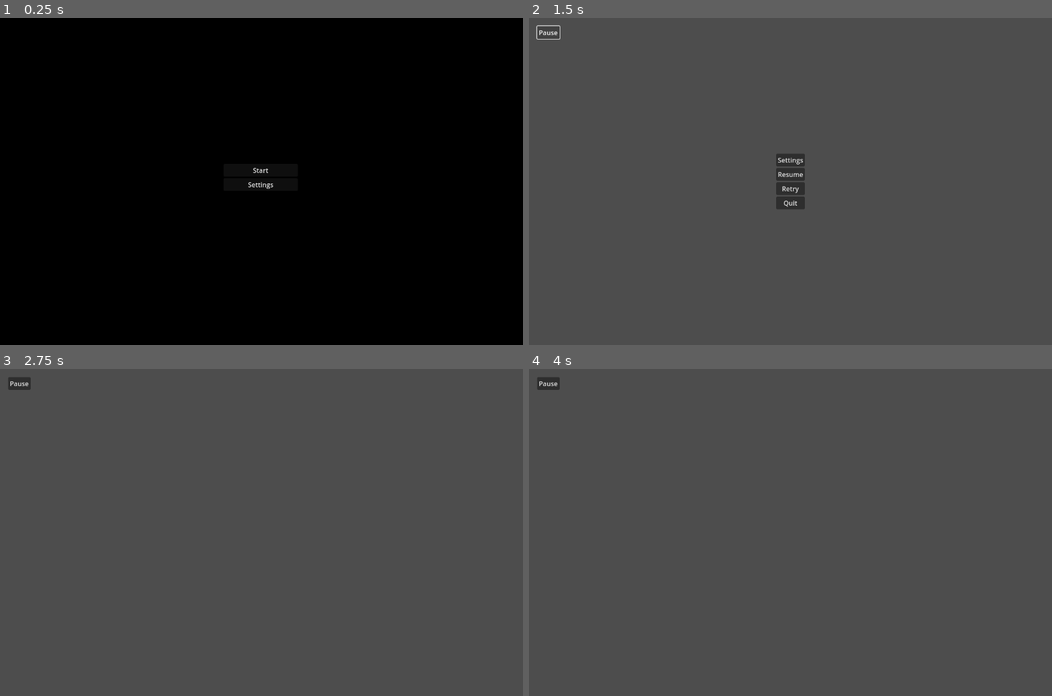
Above: before the commit, frames 1-4 (two rows, left to right).
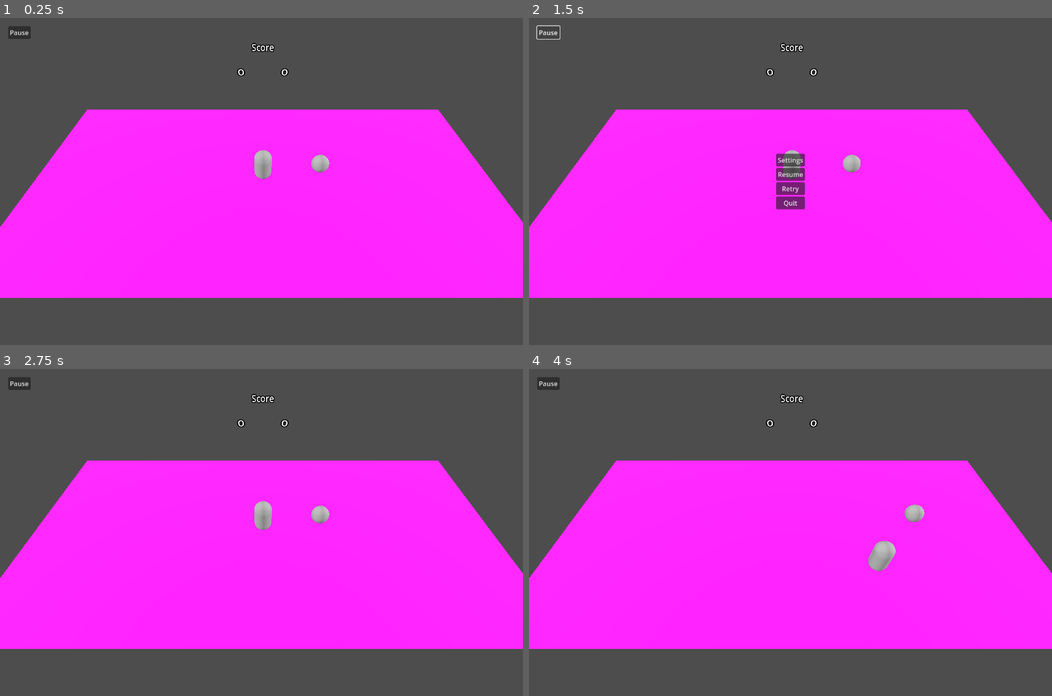
Above: after the commit, the same moments.

Repository: ShroomySquid/GlobalGameJam2025
Game: Godot game, scene res://Scenes/CoreScenes/Game/game.tscn
Two runs of this game, one before a commit and one after it. Both use one fixed random seed, a clock stepped at 60 frames per second and the inputs below. Before the commit the project starts from res://Scenes/CoreScenes/StartScreen/start_screen.tscn.
Inputs (mouse positions are in pixels of both pictures, inside the frame that each line leads up to):
- Up to frame 1 (0.25 s): no input
- Up to frame 2 (1.5 s): click (790, 171) at 0.5 s, where only the run before the commit has a clickable "Start"; click "Pause" at 1.25 s
- Up to frame 3 (2.75 s): click "Retry" at 2 s
- Up to frame 4 (4 s): tap Enter at 2.75 s; move the mouse to (905, 516) at 2.77 s; press the mouse at (905, 516) at 2.78 s; hold Right (right) 2.78-3.53 s; move the mouse to (685, 548) at 3.52 s; release the mouse at (685, 548) at 3.53 s; hold S (down) from 3.53 s (still down); click (685, 548) at 3.6 s

The runs differ from the first frame. In frame 1, 100% of the frame differs, in the area x 0-100%, y 0-100%; in frame 2, 52%; in frame 3, 52%; in frame 4, 52%.

Commit message:
Added 3d camera, dummy player for testing, 1 bubble and basic floor

Diff:
--- a/Scenes/CoreScenes/Game/game.gd
+++ b/Scenes/CoreScenes/Game/game.gd
@@ -1,4 +1,4 @@
-extends Node2D
+extends Node3D
 
 @onready var is_paused := false
 @onready var menu = $CanvasLayer/MenuContainer
--- a/Scenes/CoreScenes/Game/game.tscn
+++ b/Scenes/CoreScenes/Game/game.tscn
@@ -1,9 +1,18 @@
-[gd_scene load_steps=3 format=3 uid="uid://cubm8ayprtkdv"]
+[gd_scene load_steps=8 format=3 uid="uid://cubm8ayprtkdv"]
 
 [ext_resource type="Script" path="res://Scenes/CoreScenes/Game/game.gd" id="1_ntdck"]
 [ext_resource type="PackedScene" uid="uid://bwrhsav1b6hkf" path="res://Scenes/CoreScenes/Settings/settings.tscn" id="2_tpptn"]
+[ext_resource type="Script" path="res://Scenes/Dude/dude.gd" id="3_n4jml"]
+[ext_resource type="PackedScene" uid="uid://pgo07hl7oibs" path="res://Scenes/Bubble/bubble.tscn" id="4_eefs4"]
+[ext_resource type="PackedScene" uid="uid://b7cybsrtj67rb" path="res://Scenes/Floor/floor.tscn" id="4_m5sd4"]
 
-[node name="Game" type="Node2D"]
+[sub_resource type="Environment" id="Environment_duak3"]
+background_mode = 2
+background_energy_multiplier = 16.0
+
+[sub_resource type="CapsuleMesh" id="CapsuleMesh_hs7sc"]
+
+[node name="Game" type="Node3D"]
 script = ExtResource("1_ntdck")
 
 [node name="CanvasLayer" type="CanvasLayer" parent="."]
@@ -55,9 +64,49 @@
 offset_right = -239.0
 offset_bottom = -105.0
 
+[node name="Camera3D" type="Camera3D" parent="."]
+transform = Transform3D(1, 0, 0, 0, 0.605155, 0.796108, 0, -0.796108, 0.605155, -0.0870547, 11.2931, 8.88654)
+environment = SubResource("Environment_duak3")
+fov = 70.0
+
+[node name="Dude" type="MeshInstance3D" parent="."]
+transform = Transform3D(1, 0, 0, 0, 1, 0, 0, 0, 1, 0, 1.16749, 0)
+mesh = SubResource("CapsuleMesh_hs7sc")
+script = ExtResource("3_n4jml")
+
+[node name="Floor" parent="." instance=ExtResource("4_m5sd4")]
+
+[node name="DirectionalLight3D" type="DirectionalLight3D" parent="."]
+transform = Transform3D(1, 0, 0, 0, 0.741215, 0.671268, 0, -0.671268, 0.741215, 0, 8.71587, 0)
+
+[node name="DirectionalLight3D2" type="DirectionalLight3D" parent="."]
+transform = Transform3D(1, 0, 0, 0, -0.649859, 0.760054, 0, -0.760054, -0.649859, 0, 8.71587, 0)
+
+[node name="DirectionalLight3D3" type="DirectionalLight3D" parent="."]
+transform = Transform3D(-0.0416141, 0, 0.999134, 0, 1, 0, -0.999134, 0, -0.0416141, 0, 8.71324, 0)
+
+[node name="DirectionalLight3D4" type="DirectionalLight3D" parent="."]
+transform = Transform3D(0.108954, 0, -0.994047, 0, 1, 0, 0.994047, 0, 0.108954, 0, 8.73129, 0)
+
+[node name="Bubble" parent="." instance=ExtResource("4_eefs4")]
+transform = Transform3D(1, 0, 0, 0, 1, 0, 0, 0, 1, 3.26304, 1.29913, 0)
+
+[node name="P1Score" type="Label3D" parent="."]
+transform = Transform3D(5.34818, 0, 0, 0, 3.90564, 0, 0, 0, 1, -1.56582, 2.67892, -7.55133)
+text = "0"
+
+[node name="P2Score" type="Label3D" parent="."]
+transform = Transform3D(5.34818, 0, 0, 0, 3.90564, 0, 0, 0, 1, 1.5752, 2.67892, -7.55133)
+text = "0"
+
+[node name="ScoreLabel" type="Label3D" parent="."]
+transform = Transform3D(3.56239, 0, 0, 0, 3.9527, 0, 0, 0, 0.999198, 0, 4.20922, -7.90994)
+text = "Score"
+
 [connection signal="pressed" from="CanvasLayer/PauseMargin/PauseBtn" to="." method="_on_pause_btn_pressed"]
 [connection signal="pressed" from="CanvasLayer/MenuContainer/SettingBtn" to="." method="_on_setting_btn_pressed"]
 [connection signal="pressed" from="CanvasLayer/MenuContainer/ResumeBtn" to="." method="_on_resume_btn_pressed"]
 [connection signal="pressed" from="CanvasLayer/MenuContainer/RetryBtn" to="." method="_on_retry_btn_pressed"]
 [connection signal="pressed" from="CanvasLayer/MenuContainer/QuitBtn" to="." method="_on_quit_btn_pressed"]
 [connection signal="exit_settings" from="CanvasLayer/Settings" to="." method="_on_settings_exit_settings"]
+[connection signal="Blow" from="Dude" to="Bubble" method="_on_dude_blow"]
--- /dev/null
+++ b/Scenes/Dude/dude.gd
@@ -0,0 +1,21 @@
+extends MeshInstance3D
+
+signal Blow
+
+# Called when the node enters the scene tree for the first time.
+func _ready():
+	pass # Replace with function body.
+
+
+# Called every frame. 'delta' is the elapsed time since the previous frame.
+func _process(_delta):
+	if Input.is_action_pressed("left"):
+		global_position.x -= 0.1
+	if Input.is_action_pressed("right"):
+		global_position.x += 0.1
+	if Input.is_action_pressed("up"):
+		global_position.z -= 0.1
+	if Input.is_action_pressed("down"):
+		global_position.z += 0.1
+	if Input.is_action_pressed("LeftClick"):
+		Blow.emit(global_position, 1)
--- a/project.godot
+++ b/project.godot
@@ -11,7 +11,7 @@
 [application]
 
 config/name="Touche pas à ma bulle"
-run/main_scene="res://Scenes/CoreScenes/StartScreen/start_screen.tscn"
+run/main_scene="res://Scenes/CoreScenes/Game/game.tscn"
 config/features=PackedStringArray("4.3", "GL Compatibility")
 config/icon="res://icon.svg"
 
@@ -77,6 +77,13 @@
 ]
 }
 
+[layer_names]
+
+3d_physics/layer_1="Floor"
+3d_physics/layer_2="Player"
+3d_physics/layer_3="Bubble"
+3d_physics/layer_4="Arrow"
+
 [rendering]
 
 renderer/rendering_method="gl_compatibility"
